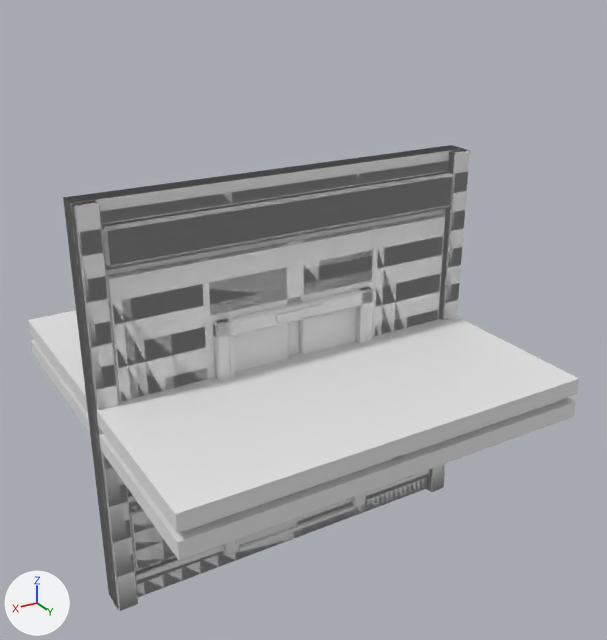
The FBX model SpaceStation/Assets/_Project/Art/Models/Interior/SM_InteriorKit.fbx: old version first, new version second.
One viewpoint serves both versions: a camera (50 mm lens) standing at (3.74, 6.63, 3.75) and looking at (-0.16, 0.13, 0.51). Every picture has the same lights, and +X, +Y and +Z are marked at lower left. The first picture is the older version. Where no turn or scale is listed for an object, it has been applied to the vertices. Vertices at exactly the same position are counted once.

Names of what the first picture shows: 'KIT_Ceiling', 'KIT_Floor', 'KIT_Wall', 'KIT_WallDoor'.
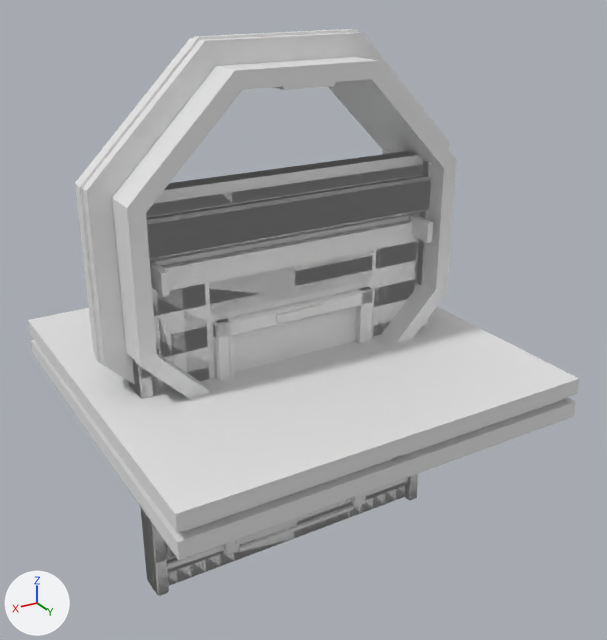
Pixel boxes [x1, y1, x2, y2] of what changed, in the pictures (607 x 640 px; the box of a moved part takes in the faces that stretch with it):
'KIT_WallDoor', reshaped
    before: [64, 146, 470, 611]
    after: [134, 152, 431, 596]
'KIT_Wall', reshaped
    before: [63, 145, 464, 606]
    after: [129, 151, 423, 591]
'KIT_Tube', added
    after: [112, 57, 457, 398]
    faces in mat_hull (white #e7e7e7): [112, 57, 457, 398]
    faces in mat_accent (white #e7e7e7): [150, 215, 433, 296]
    faces in mat_light (white #e7e7e7): [273, 82, 335, 90]
'KIT_TubeCollar', added
    after: [75, 29, 450, 383]
    faces in mat_hulldark (white #e7e7e7): [75, 32, 450, 383]
    faces in mat_accent (white #e7e7e7): [77, 29, 359, 381]
part 1 of me_kit_wall_003, added (mostly hidden)
    after: [129, 151, 423, 591]
part 2 of me_kit_wall_003, moved or reshaped
    before: [300, 214, 445, 354]
    after: [152, 220, 417, 392]
part 3 of me_kit_wall_003, deleted
    before: [130, 509, 175, 569]
part 4 of me_kit_wall_003, deleted
    before: [106, 243, 288, 489]
part 5 of me_kit_wall_003, deleted
    before: [63, 145, 464, 606]
part 6 of me_kit_walldoor_003, moved or reshaped
    before: [71, 200, 138, 611]
    after: [135, 361, 169, 596]
part 7 of me_kit_walldoor_003, moved or reshaped
    before: [426, 149, 470, 492]
    after: [405, 161, 431, 501]
part 8 of me_kit_walldoor_003, moved or reshaped
    before: [101, 172, 453, 268]
    after: [146, 175, 431, 261]
part 9 of me_kit_walldoor_003, moved or reshaped
    before: [135, 469, 430, 584]
    after: [153, 477, 408, 576]
part 10 of me_kit_walldoor_003, moved or reshaped (mostly hidden afterwards)
    before: [132, 509, 174, 569]
    after: [167, 545, 175, 557]
part 11 of me_kit_walldoor_003, deleted
    before: [129, 494, 139, 508]
part 12 of me_kit_walldoor_003, built on (mostly hidden afterwards)
    before: [64, 146, 460, 605]
    after: [134, 152, 423, 590]

Patch to the scene script:
```diff
--- a/SpaceStation/Assets/_Project/Art/Models/Interior/SM_InteriorKit.fbx.py
+++ b/SpaceStation/Assets/_Project/Art/Models/Interior/SM_InteriorKit.fbx.py
@@ me_kit_walldoor_003 @@
-me_kit_walldoor_003.from_pydata(...)  # 348 vertices, 366 faces; spans x -2.0..2.0, y 0.0..0.34, z -2.0..2.0
+me_kit_walldoor_003.from_pydata(...)  # 412 vertices, 444 faces; spans x -1.6..1.6, y -0.06..0.34, z -2.0..2.0
+# me_kit_walldoor_003 part 6: the loose piece of 24 vertices spanning x 1.8..2.0, y 0.2..0.3, z -2.0..2.0 is scaled about its middle by (0.567, 1, 1), then moved by (-0.36, 0.0, 0.0)
+# me_kit_walldoor_003 part 7: the loose piece of 24 vertices spanning x -2.0..-1.8, y 0.2..0.3, z -2.0..2.0 is scaled about its middle by (0.567, 1, 1), then moved by (0.36, 0.0, 0.0)
+# me_kit_walldoor_003 part 8: the loose piece of 24 vertices spanning x -1.8..1.8, y 0.2..0.32, z 1.45..1.8 is scaled about its middle by (0.888, 1, 1)
+# me_kit_walldoor_003 part 9: the loose piece of 24 vertices spanning x -1.8..1.8, y 0.2..0.26, z -1.8..-1.68 is scaled about its middle by (0.888, 1, 1)
+# me_kit_walldoor_003 part 10: the loose piece of 24 vertices spanning x 0.92..1.78, y 0.2..0.24, z -1.64..-0.98 is scaled about its middle by (0.616, 1, 1), then moved by (-0.18, 0.0, 0.0)
+# me_kit_walldoor_003 part 11: the loose piece of 8 vertices spanning x 0.92..1.78, y 0.2..0.23, z -0.92..-0.8 is deleted
+# me_kit_walldoor_003 part 12: 8 vertices moved from x -2.0..2.0, y 0.0..0.2, z -2.0..2.0 to x -1.6..1.6, y 0.0..0.2, z -2.0..2.0; 48 vertices removed from x -1.78..1.78, y 0.2..0.25, z -0.72..1.36; 112 vertices added at x -1.44..1.44, y -0.06..0.25, z -1.8..1.36
+# other edits to the shape of me_kit_walldoor_003 do not show in these pictures
 me_kit_walldoor_003.materials.append(mat_hull)
@@ me_kit_wall_003 @@
-me_kit_wall_003.from_pydata(...)  # 208 vertices, 220 faces; spans x -2.0..2.0, y 0.0..0.32, z -2.0..2.0
+me_kit_wall_003.from_pydata(...)  # 160 vertices, 168 faces; spans x -1.6..1.6, y 0.0..0.32, z -2.0..2.0
+# me_kit_wall_003 part 1: a new loose piece, a box spanning x -1.6..1.6, y 0.0..0.2, z -2.0..2.0, in mat_hulldark (white #e7e7e7)
+# me_kit_wall_003 part 2: the loose piece of 24 vertices spanning x -1.79..-0.07, y 0.2..0.25, z -0.72..1.36 is scaled about its middle by (1.68, 1, 1), then moved by (0.93, 0.0, 0.0)
+# me_kit_wall_003 part 3: the loose piece of 24 vertices spanning x 0.07..1.79, y 0.2..0.24, z -1.64..-0.98 is deleted
+# me_kit_wall_003 part 4: the loose piece of 24 vertices spanning x 0.07..1.79, y 0.2..0.25, z -0.72..1.36 is deleted
+# me_kit_wall_003 part 5: the loose piece of 8 vertices spanning x -2.0..2.0, y 0.0..0.2, z -2.0..2.0 is deleted
+# other edits to the shape of me_kit_wall_003 do not show in these pictures
 me_kit_wall_003.materials.append(mat_hull)
@@ ob_kit_tubecollar @@
+ob_kit_tubecollar = bpy.data.objects.new('KIT_TubeCollar', me_kit_tubecollar)  # 64 vertices, 80 faces; spans x -1.87..1.87, y -0.15..0.15, z -0.57..3.17; in mat_hulldark (white #e7e7e7), mat_accent (white #e7e7e7)
+ob_kit_tubecollar.location = (0.0, 0.0, 0.0)
@@ ob_kit_tube @@
+ob_kit_tube = bpy.data.objects.new('KIT_Tube', me_kit_tube)  # 96 vertices, 88 faces; spans x -1.65..1.65, y -0.5..0.5, z -0.35..2.95; in mat_hull (white #e7e7e7), mat_hulldark (white #e7e7e7), mat_accent (white #e7e7e7), mat_light (white #e7e7e7)
+ob_kit_tube.location = (0.0, 0.0, 0.0)
```
